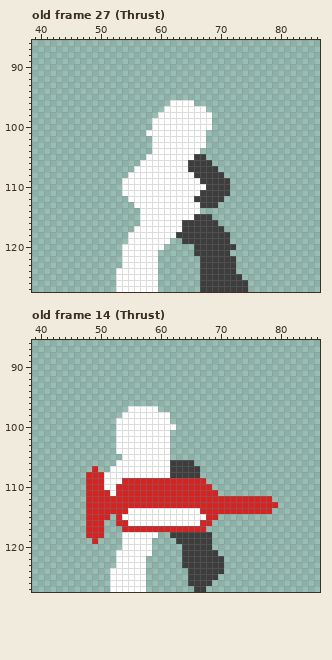
Pixel-art file, stored at src/Unity/Fighters/Assets/Art/Sprites/Animations/mrshive.aseprite. The first picture shows the starting point.
128x128 pixels, 87 frames. Shown: old frame 27 (Thrust): x 39..86, y 86..127; old frame 14 (Thrust): x 39..86, y 86..127. The commit also changed other frames, which this record leaves out.
And afterwards:
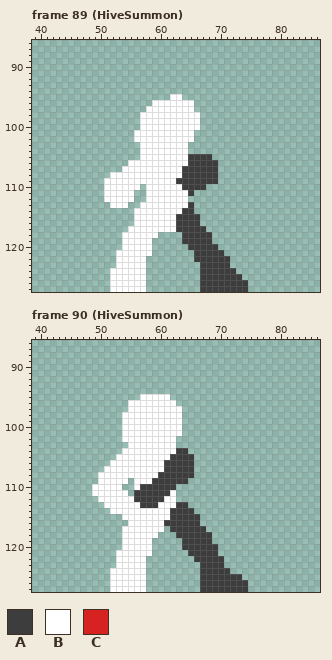
Palette (. is transparent): A #3d3d3d  B #ffffff  C #d72222
A new or re-ordered frame is compared with the old frame closest to it.
Changes in this commit:
frames 87 -> 135
Changed rows in their new state; - is an unchanged pixel.
Frame 89 (HiveSummon) is new; against old frame 27 (Thrust), layer "Layer 1":
first column x 51:
 95 -----------BB---------
 96 --------BBB-----------
 97 -------BBB-----..-----
 98 ------BBB-------..----
 99 ------BB--------..----
100 ------BB--------..----
101 -----BB--------..-----
102 -----BBB-------..-----
103 ------BB------...-----
104 ------BB------..------
105 ------B-------A--A----
106 ----BB------------A---
107 ---BB--------A--------
108 -BBB---------AA----.--
109 BBB---------AAAA---..-
110 BBB---.------AAAA....-
111 BBB--..-------A......-
112 BBBB-..-------......--
113 -BBB-.--------A....---
114 -----B-------AA.------
115 -----B------AAA-..----
116 -----B------A---...---
117 ----B-------A----...--
118 ---B-----....-----...-
119 ---B----...-------...-
120 --------..----A----...
121 --B-----.-----------.-
122 --B----..------A-----.
123 --B----..------------.
124 -B-----..-------------
125 -B-----..-------------
126 -B-----..-------------
127 -B-----..-------------
Frame 90 (HiveSummon) is new; against old frame 14 (Thrust), layers "Layer 2", "Layer 1":
first column x 48:
 95 ---------BBBBB------------------
 96 -------BBBBBBBB-----------------
 97 ------------BBBB----------------
 98 --------------BB----------------
 99 -----.--------BB----------------
100 -----.---------B----------------
101 -----.--------BB----------------
102 -----.--------B-----------------
103 -----..-------B-----------------
104 -----.--------BAA---------------
105 -----B--------AAAA--------------
106 ----B--------A------------------
107 -.-B---------A----.-------------
108 ..B---------AA----.-------------
109 ..B---B.BBBAAAAAA...------------
110 .BB--B..BAAAAAA......-----------
111 .BBB-BB.AAAAAAB.......----------
112 ..BBBBBBAAAAABB................-
113 ...BBBBBBAAABBBAA...............
114 ....BBB-------AAAA.............-
115 ....-.--------AAAAA...----------
116 ...--..------AAAAAA..-----------
117 ...---BBBBBBB.AAAAAA------------
118 ...-----------.-----------------
119 -.-------------.----------------
120 ---------------------A----------
121 ----------------.---------------
122 ----------------..--------------
123 ----------------...-------------
124 -----------------..----A--------
125 -----------------..---AAAA------
126 -----------------..--AAAAAA-----
127 ------------------.-AAAAAAA-----
